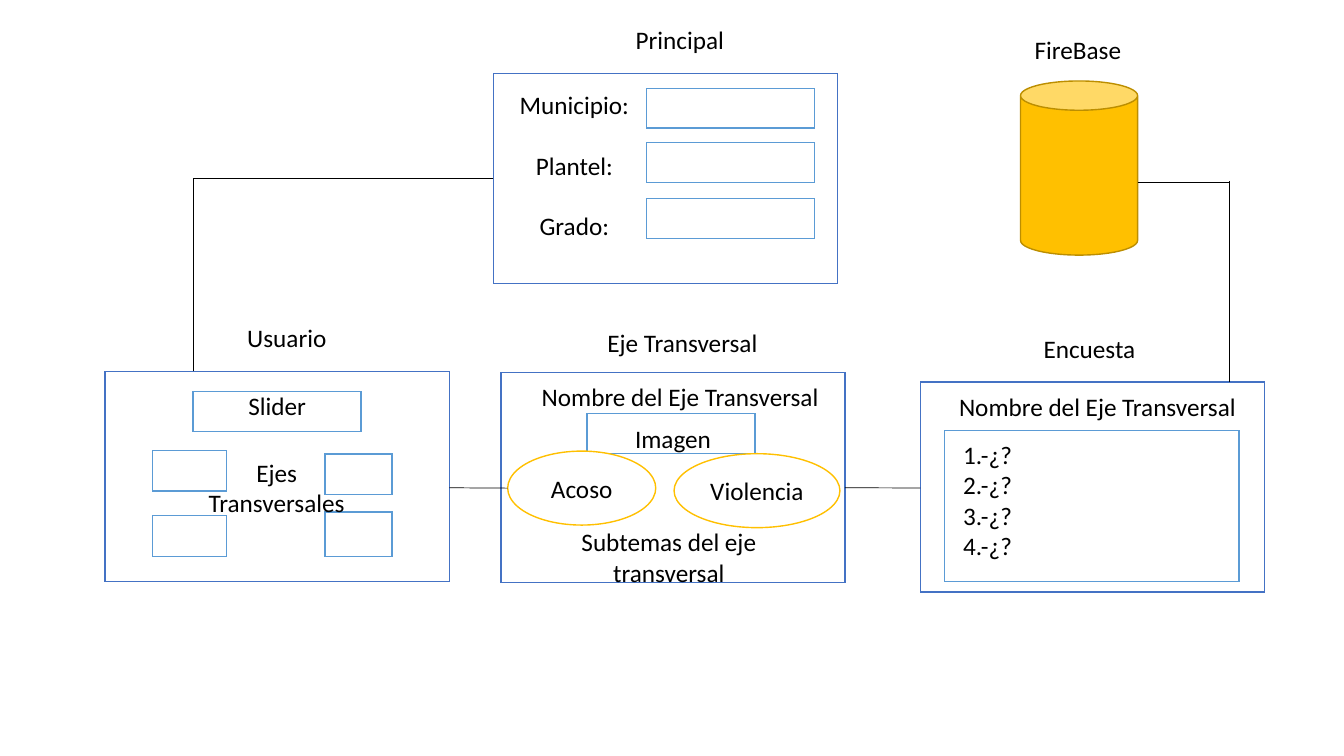
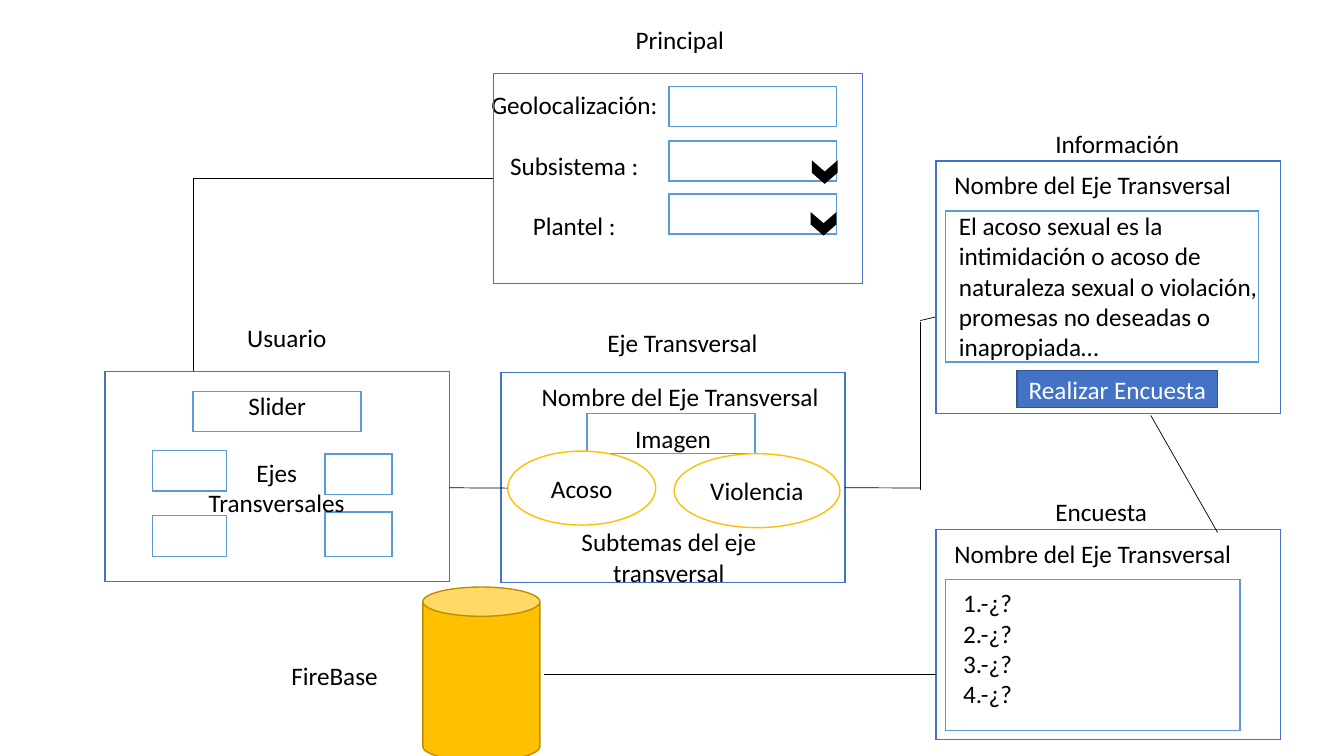
Before and after one commit to armandogb12345/Cozcyt_ProJuventudSaludable, a slide deck: slide 1 of 02_Implementación/02_DiseñoGeneral/Dsiseño Conceptual.pptx. Drawn at 1344x756 pixels with LibreOffice and Linux fonts; fonts in the diff are those of the drawing. Boxes give left, top, right and bottom in pixels: in the first picture for what was removed or moved away, otherwise in the second. Text is boxed around its words. In the diff, an @@ line names an element or a change of style, - is before the commit and + after.

```diff
--- a/02_Implementación/02_DiseñoGeneral/Dsiseño Conceptual.pptx
+++ b/02_Implementación/02_DiseñoGeneral/Dsiseño Conceptual.pptx
@@ rectangle: place and size @@
-rectangle at (494,74,839,283)
+rectangle at (494,74,863,283)
@@ rectangle: place and size @@
-rectangle at (647,89,816,129)
+rectangle at (669,87,838,127)
@@ text at (491,94,657,235): text changed @@
-Municipio:
-Plantel:
-Grado:
+Geolocalización:
+Subsistema :
+Plantel :
@@ rectangle: place and size @@
-rectangle at (647,143,816,184)
+rectangle at (669,141,838,181)
@@ text added at (1055,135,1179,154), 18 pt, text #000000 @@
+Información
@@ chevron added at (813,162,837,183), fill #000000, outline #000000 1 pt @@
@@ rectangle added at (937,161,1281,414), outline #4472C4 1 pt @@
@@ text added at (954,176,1231,199), 18 pt, text #000000 @@
+Nombre del Eje Transversal
@@ rectangle: place and size @@
-rectangle at (647,199,816,239)
+rectangle at (669,195,838,235)
@@ chevron added at (812,213,836,234), fill #000000, outline #000000 1 pt @@
@@ rectangle added at (946,211,1259,362), outline #5B9BD5 1 pt @@
@@ text added at (959,217,1257,330), 18 pt, text #000000 @@
+El acoso sexual es la intimidación o acoso de naturaleza sexual o violación, promesas no deseadas o inapropiada…
@@ line moved from (1230, 382) - (1230, 180) to (921, 490) - (921, 322) @@
@@ line added from (921, 321) to (936, 318), #000000 0.5 pt @@
@@ rectangle added at (1017,371,1218,407), fill #4472C4, outline #325491 1 pt, 18 pt, text #FFFFFF @@
+Realizar Encuesta
@@ line added from (1151, 415) to (1218, 532), #000000 0.5 pt @@
@@ text "Encuesta": place and size @@
-text "Encuesta" at (1044,341,1136,359)
+text "Encuesta" at (1055,504,1147,522)
@@ rectangle: place and size @@
-rectangle at (921,382,1265,592)
+rectangle at (937,530,1281,740)
@@ text "1.-¿?": place and size @@
-text "1.-¿?" at (963,446,1012,560)
+text "1.-¿?" at (963,594,1012,708)
@@ text "Nombre del Eje Transversal": place and size @@
-text "Nombre del Eje Transversal" at (959,398,1235,421)
+text "Nombre del Eje Transversal" at (954,545,1231,568)
@@ cylinder: place and size @@
-cylinder at (1020,81,1137,255)
+cylinder at (423,587,540,756)
@@ rectangle: place and size @@
-rectangle at (945,431,1239,582)
+rectangle at (946,580,1240,731)
@@ text "FireBase": place and size @@
-text "FireBase" at (1035,41,1121,60)
+text "FireBase" at (291,667,377,686)
@@ line moved from (1138, 182) - (1230, 182) to (544, 675) - (937, 675) @@
```
Also in this commit, not shown: 9 other files.
